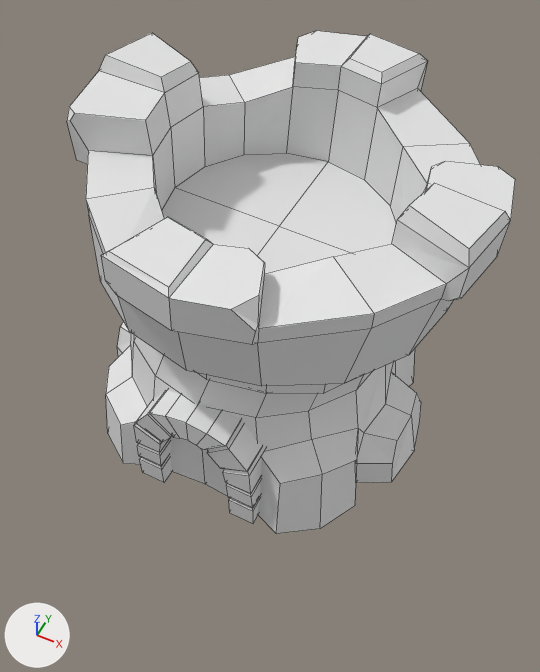
What one commit did to the Blender file tower.blend.
Camera for both pictures: a camera (50 mm lens) standing at (1.71, -3.31, 4.85) and looking at (0.16, -0.21, 0.96). Arrows for +X, +Y and +Z are at lower left; the lights stay in place. Mesh edges are drawn as thin lines.
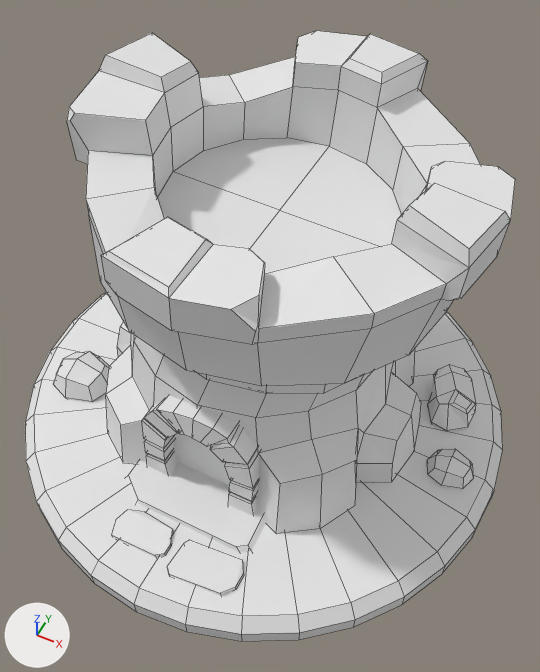
Location of each change, [x1, y1, x2, y2] in pixels of the pictures (540 x 672 px; the box of a moved part takes in the faces that stretch with it):
'Cylinder', reshaped: before [67, 31, 515, 534]; after [67, 31, 515, 533]
'Circle', added: after [25, 292, 503, 641]
'Cube', reshaped, rescaled, modifiers changed (10% narrower, 10% shorter): before [134, 390, 265, 523]; after [142, 396, 260, 516]
'Plane.001', added: after [126, 461, 266, 553]
'Plane.003', added: after [167, 540, 244, 596]
'Cube.002', added: after [428, 364, 476, 431]
'Cube.003', added: after [53, 351, 109, 402]
'Plane.002', added: after [111, 510, 173, 558]
'Plane', added: after [173, 432, 231, 486]
'Cube.001', added: after [427, 449, 473, 489]
part 1 of me_cylinder, cut back: before [154, 376, 257, 496]; after [154, 376, 258, 450]
part 2 of me_cylinder, moved or reshaped: [153, 87, 427, 274] in both
part 3 of me_cube, added: after [142, 396, 260, 516]
part 4 of me_cube, deleted: before [134, 390, 265, 523]

Edits to the bpy script that builds the scene:
```text
Change me_cylinder:
    used by ob_cylinder; location = (0.0, 0.0, 1.0)
    remove me_cylinder.from_pydata(...)  # 328 vertices, 294 faces; spans x -1.27..1.46, y -1.23..1.31, z -1.01..1.6
    add me_cylinder.from_pydata(...)  # 320 vertices, 276 faces; spans x -1.27..1.46, y -1.23..1.31, z -1.01..1.6
    me_cylinder part 1
    9 vertices are removed from x -1.06..1.06, y -0.96..1.06, z -1.0..-0.4
    20 faces are deleted
    1 vertex is added at (-0.01, -0.93, -0.17)
    2 new faces join them
    me_cylinder part 2
    17 vertices in x -0.68..0.88, y -0.73..0.83, z 0.7..0.78 move by (0.0, 0.0, 0.13)
Change me_cube:
    used by ob_cube; location = (0.0, -0.031, 0.0); scale = (0.124, 0.124, 0.124)
    remove me_cube.from_pydata(...)  # 60 vertices, 58 faces; spans x 0.0..3.74, y -8.51..-6.39, z 0.02..7.56
    add me_cube.from_pydata(...)  # 116 vertices, 84 faces; spans x -0.46..0.46, y -1.02..-0.73, z 0.0..0.9
    me_cube part 3: 116 vertices added at x -0.46..0.46, y -1.02..-0.73, z 0.0..0.9
    me_cube part 4: 60 vertices removed from x 0.0..3.74, y -8.51..-6.39, z 0.02..7.56
Add me_plane_003:
    me_plane_003.from_pydata(...)  # 16 vertices, 9 faces; spans x -0.279..0.208, y -0.078..0.227, z -0.034..0.029
Add me_plane_002:
    me_plane_002.from_pydata(...)  # 16 vertices, 9 faces; spans x -0.238..0.209, y -0.022..0.239, z -0.055..0.026
Add me_plane_001:
    me_plane_001.from_pydata(...)  # 16 vertices, 9 faces; spans x -0.6..0.549, y -0.02..0.517, z -0.037..0.026
Add me_cube_001:
    me_cube_001.from_pydata(...)  # 25 vertices, 20 faces; spans x -0.164..0.193, y -0.164..0.164, z -0.125..0.164
Add me_cube_002:
    me_cube_002.from_pydata(...)  # 35 vertices, 30 faces; spans x -0.197..0.207, y -0.197..0.345, z -0.1..0.212
Add me_circle:
    me_circle.from_pydata(...)  # 160 vertices, 128 faces; spans x -1.92..1.92, y -1.92..1.92, z -0.21..0.0
Add me_plane:
    me_plane.from_pydata([(-0.278, -0.324, 0.0), (0.254, -0.324, 0.0), (0.266, -0.144, 0.0), (0.28, 0.02, 0.0), (0.241, 0.232, 0.0), (0.136, 0.362, 0.0), (-0.003, 0.408, 0.0), (-0.139, 0.365, 0.0), (-0.261, 0.213, 0.0), (-0.281, 0.061, 0.0), (-0.305, -0.133, 0.0)], [], [(1, 2, 3, 4, 5, 6, 7, 8, 9, 10, 0)])
Change ob_cube:
    ob_cube.scale: (0.124, 0.124, 0.124) -> (1.0, 1.0, 1.0)
    remove _m = ob_cube.modifiers.new('Mirror', 'MIRROR')
    remove _m.use_clip = True
Add ob_plane_003:
    ob_plane_003 = bpy.data.objects.new('Plane.003', me_plane_003)
    ob_plane_003.location = (0.373, -1.596, 0.009)
Add ob_plane_002:
    ob_plane_002 = bpy.data.objects.new('Plane.002', me_plane_002)
    ob_plane_002.location = (-0.178, -1.59, 0.009)
Add ob_plane_001:
    ob_plane_001 = bpy.data.objects.new('Plane.001', me_plane_001)
    ob_plane_001.location = (0.028, -1.309, 0.009)
Add ob_cube_003:
    ob_cube_003 = bpy.data.objects.new('Cube.003', me_cube_001)
    ob_cube_003.location = (-1.395, -0.544, 0.02)
    ob_cube_003.scale = (1.44, 1.44, 1.44)
Add ob_cube_002:
    ob_cube_002 = bpy.data.objects.new('Cube.002', me_cube_002)
    ob_cube_002.location = (1.384, 0.478, 0.019)
Add ob_cube_001:
    ob_cube_001 = bpy.data.objects.new('Cube.001', me_cube_001)
    ob_cube_001.location = (1.561, -0.04, 0.022)
Add ob_circle:
    ob_circle = bpy.data.objects.new('Circle', me_circle)
    ob_circle.location = (0.0, 0.0, 0.0)
Add ob_plane:
    ob_plane = bpy.data.objects.new('Plane', me_plane)
    ob_plane.location = (0.0, -0.906, 0.323)
    ob_plane.rotation_euler = (1.571, 0.0, 0.0)  # degrees (90, 0, 0)
```
